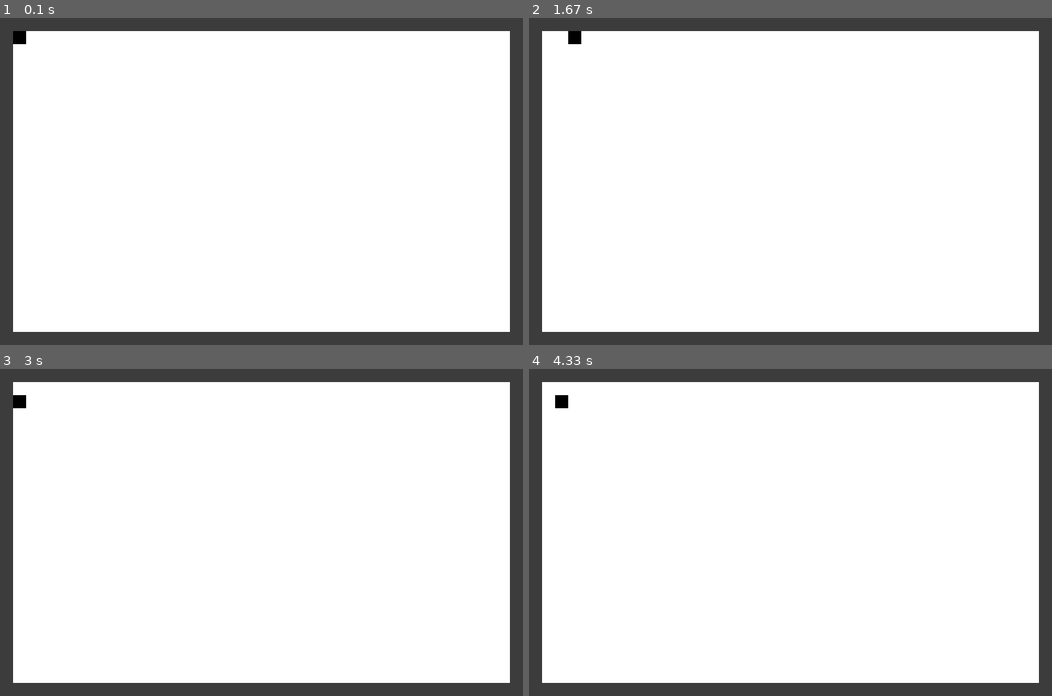
Above: before the commit, frames 1-4 (two rows, left to right).
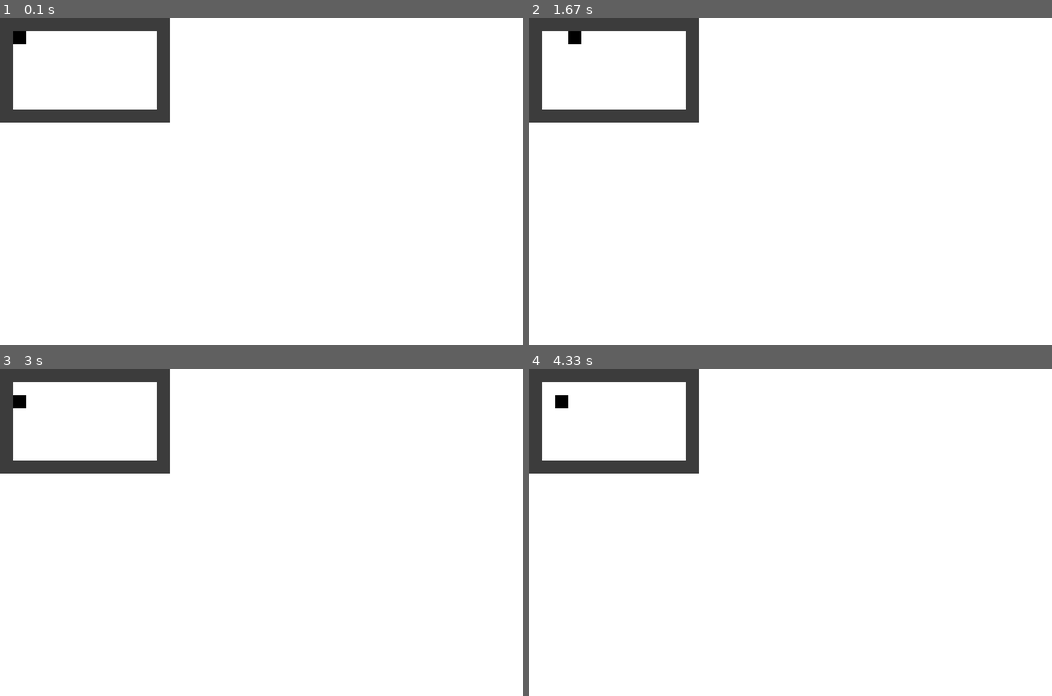
Above: after the commit, the same moments.

Repository: PygameProjects/OpenSource_rpg
Game: pygame game, started from PyGame/main.py
Same seed, same stepped clock (60 frames per second), same inputs: the game is played once before the commit and once after it.
Inputs:
- Up to frame 1 (0.1 s): no input
- Up to frame 2 (1.67 s): hold Right 0.33-0.8 s; hold Right 1.17-1.63 s
- Up to frame 3 (3 s): hold Left 1.67-2.2 s; hold Down 2.23-2.53 s; hold Left 2.57-2.97 s
- Up to frame 4 (4.33 s): hold Up 3-3.37 s; hold Right 3.4-4.03 s; hold Down from 4.07 s (still down)

The runs differ from the first frame. In frame 1, 12% of the frame differs, in the area x 0-100%, y 0-100%; in frame 2, 12%; in frame 3, 12%; in frame 4, 12%.

Commit message:
Added read_mapfile method to read map from a file

Diff:
--- a/PyGame/game.py
+++ b/PyGame/game.py
@@ -4,6 +4,7 @@
 main function was responsible for thus far.
 """
 # Import the Player class from our player.py module
+import os
 from player import *
 from main import *
 from pprint import pprint as pp
@@ -31,30 +32,31 @@
 
         self.tile_size = tile_size
 
-        self.tiles = self.generate_tiles()
+        self.tiles = self.read_mapfile('map.txt')
 
-    """
-    Key down and key up handlers. Note:
-    We are probably only going to need
-    to move the player but just in case
-    we'll have it like that
-    """
-    def keydown(self, key):
-        self.player.keydown(key)
+    def read_mapfile(self, filename):
+        assert os.path.exists(filename), 'Cannot find the level file: %s' % (filename)
 
-    def keyup(self, key):
-        self.player.keyup(key)
+        # read file and store in a list
+        mapfile_read = open(filename, 'r')
+        content = mapfile_read.readlines() + ['\r\n']
+        mapfile_read.close()
 
-    def generate_tiles(self):
-        tiles = []
-        for y in range(int(self.screen_height / self.tile_size)):
-            tiles.append([])
-            for x in range(int(self.screen_width / self.tile_size)):
-                if x in (0, int(self.screen_width / self.tile_size) - 1) or y in (0, int(self.screen_height / self.tile_size) - 1):
-                    tiles[y].append(True)
-                else:
-                    tiles[y].append(False)
-        return tiles
+        levelmap = []
+        for linenum in range(len(content)):
+           # process each line that was in the level file
+            line = content[linenum].rstrip('\r\n')
+            if line != '':
+                levelmap.append([])
+                for i in line:
+                    if i == ' ':
+                        levelmap[linenum].append(False)
+                    elif i == '#':
+                        levelmap[linenum].append(True)
+                    else:
+                        print("UNKONWN CHARACTER IN MAP FILE")
+
+        return levelmap
 
     def draw_room(self, tiles, screen):
         for y in range(len(tiles)):
--- /dev/null
+++ b/PyGame/map.txt
@@ -0,0 +1,8 @@
+#############
+#           #
+#           #
+#           #
+#           #
+#           #
+#           #
+#############
